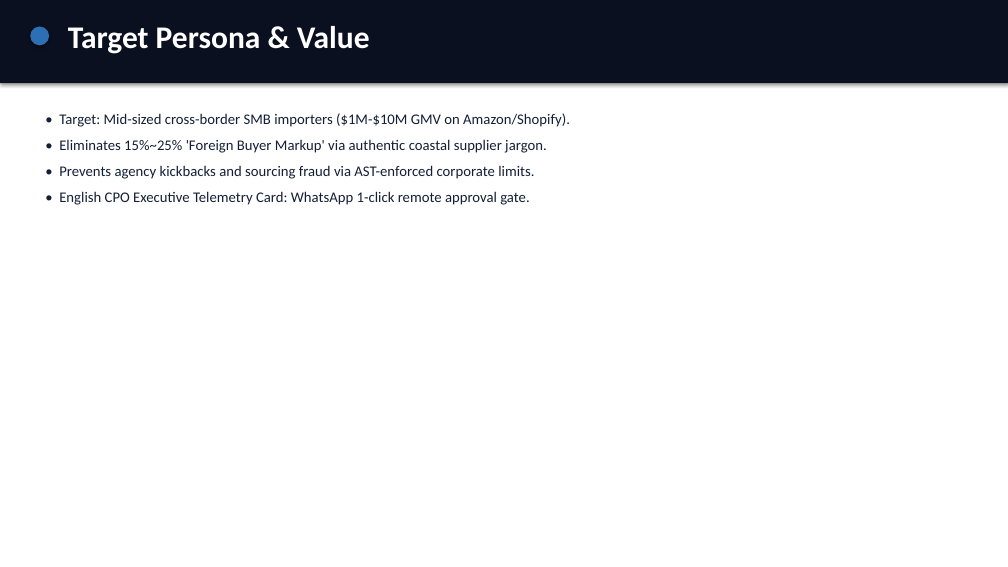
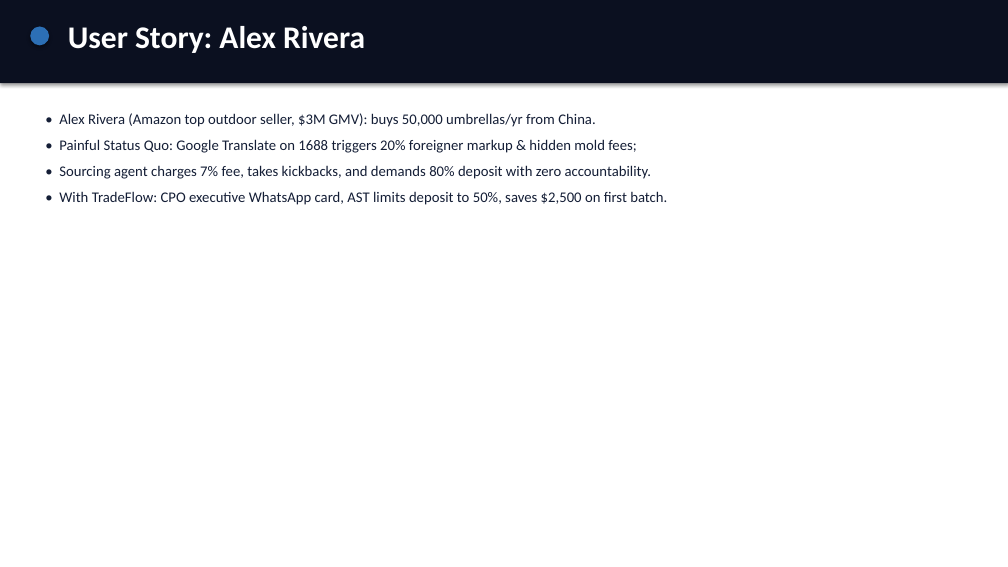
Before and after one commit to Fu93/tradeflow-ai, a slide deck: slide 6 of results/pitch.pptx. Drawn at 1008x567 pixels with LibreOffice and Linux fonts; fonts in the diff are those of the drawing. Boxes give left, top, right and bottom in pixels: in the first picture for what was removed or moved away, otherwise in the second. Text is boxed around its words. In the diff, an @@ line names an element or a change of style, - is before the commit and + after.

Commit message:
docs: enrich Alex Rivera user story and reframe AMD narrative around unified ROCm portability

```diff
--- a/results/pitch.pptx
+++ b/results/pitch.pptx
@@ text at bbox=[68, 26, 365, 53]: text changed @@
-Target Persona & Value
+User Story: Alex Rivera
@@ text at bbox=[59, 113, 667, 205]: text changed @@
-• Target: Mid-sized cross-border SMB importers ($1M-$10M GMV on Amazon/Shopify).
-• Eliminates 15%~25% 'Foreign Buyer Markup' via authentic coastal supplier jargon.
-• Prevents agency kickbacks and sourcing fraud via AST-enforced corporate limits.
-• English CPO Executive Telemetry Card: WhatsApp 1-click remote approval gate.
+• Alex Rivera (Amazon top outdoor seller, $3M GMV): buys 50,000 umbrellas/yr from China.
+• Painful Status Quo: Google Translate on 1688 triggers 20% foreigner markup & hidden mold fees;
+• Sourcing agent charges 7% fee, takes kickbacks, and demands 80% deposit with zero accountability.
+• With TradeFlow: CPO executive WhatsApp card, AST limits deposit to 50%, saves $2,500 on first batch.
```
Also in this commit, not shown: 1 other slide changed, 3 other files.
